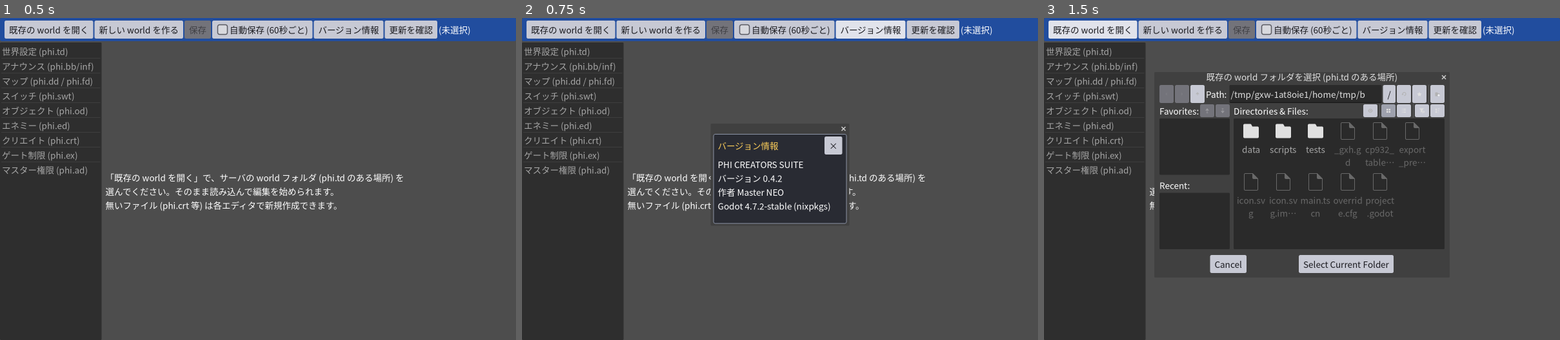
Above: before the commit, frames 1-3 (left to right).
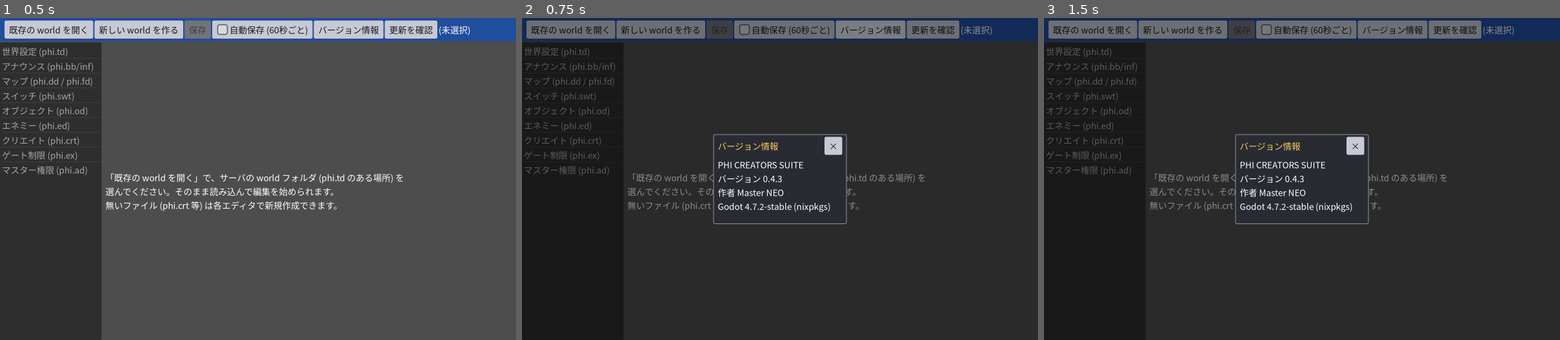
Above: after the commit, the same moments.

Repository: masterneo-phi/PHI_CREATORS_SUITE
Game: Godot game, scene res://main.tscn
The game is run twice, just before and just after one commit, with the same random seed, the same clock (stepped at 60 frames per second) and the same inputs.
Inputs:
- Up to frame 1 (0.5 s): no input
- Up to frame 2 (0.75 s): click "バージョン情報" at 0.5 s
- Up to frame 3 (1.5 s): click "既存の world を開く" at 1.25 s

Frame 1 is identical in both runs. In frame 2, 76% of the frame differs, in the area x 0-100%, y 0-100%; in frame 3, 54%.

Commit message:
v0.4.3: About と更新のお知らせを画面内オーバーレイ方式に変更 (Mac で別 OS 窓が出ない問題への最終対応)

Diff:
--- a/scripts/main.gd
+++ b/scripts/main.gd
@@ -37,13 +37,13 @@
 var _current_idx := 0
 var _autosave_check: CheckBox
 var _autosave_timer: Timer
-var _about_window: Window = null
+var _about_overlay: Control = null
 var _update_http: HTTPRequest = null
 var _update_busy := false
 var _update_manual := false
 var _update_retried := false
 var _update_info: Dictionary = {}
-var _update_window: Window = null
+var _update_overlay: Control = null
 var _update_label: Label = null
 
 
@@ -325,75 +325,85 @@
 
 
 func _show_about() -> void:
-	# AcceptDialog は Mac 実機で開かない事象が NeoPHI であったため、
-	# 実績のある通常の Window で出す (2026-11-18 の報告を受けて変更)。
-	if _about_window == null:
-		var win := Window.new()
-		win.visible = false
-		win.transparent = true
-		win.title = ""
-		win.transient = true
-		win.theme = theme
-		win.close_requested.connect(func() -> void: win.hide())
-		var frame := PanelContainer.new()
-		frame.set_anchors_preset(Control.PRESET_FULL_RECT)
-		frame.add_theme_stylebox_override("panel",
-				AppTheme.style(Color(0.16, 0.17, 0.20),
-						Color(0.55, 0.58, 0.65)))
-		win.add_child(frame)
-		var box := VBoxContainer.new()
-		box.add_theme_constant_override("separation", 10)
-		frame.add_child(box)
-		var head := HBoxContainer.new()
-		var tl := Label.new()
-		tl.text = "バージョン情報"
-		tl.add_theme_color_override("font_color", AppTheme.GOLD)
-		head.add_child(tl)
-		var sp := Control.new()
-		sp.size_flags_horizontal = Control.SIZE_EXPAND_FILL
-		head.add_child(sp)
-		var close_btn := Button.new()
-		close_btn.text = "×"
-		close_btn.focus_mode = Control.FOCUS_NONE
-		close_btn.pressed.connect(func() -> void: win.hide())
-		head.add_child(close_btn)
-		box.add_child(head)
-		_attach_window_drag(head, win)
+	# Mac 実機では別 OS 窓 (AcceptDialog / Window) が出ない事象が続いた
+	# ため、メイン画面内のオーバーレイ (通常の Control) で出す。
+	# Control はメイン画面の一部として描かれるので必ず表示できる。
+	if _about_overlay == null:
+		_about_overlay = _make_overlay("バージョン情報")
 		var label := Label.new()
 		label.text = CreatorsVersion.about_text()
-		box.add_child(label)
-		add_child(win)
-		_about_window = win
-	var frame_min := (_about_window.get_child(0) as Control) \
-			.get_combined_minimum_size()
-	var need := Vector2i(frame_min) + Vector2i(36, 28)
+		(_about_overlay.get_meta("box") as VBoxContainer).add_child(label)
+		add_child(_about_overlay)
+	_center_overlay(_about_overlay)
+	_about_overlay.show()
+
+
+## 画面内オーバーレイの土台 (暗い全面 + 中央のパネル + 題名行)。
+## 戻り値の Control に meta "panel" / "box" を付けて返す。
+func _make_overlay(title_text: String) -> Control:
+	var root := Control.new()
+	root.set_anchors_preset(Control.PRESET_FULL_RECT)
+	root.mouse_filter = Control.MOUSE_FILTER_STOP
+	var dim := ColorRect.new()
+	dim.color = Color(0, 0, 0, 0.45)
+	dim.set_anchors_preset(Control.PRESET_FULL_RECT)
+	root.add_child(dim)
+	var panel := PanelContainer.new()
+	panel.add_theme_stylebox_override("panel", AppTheme.style(
+			Color(0.16, 0.17, 0.20), Color(0.55, 0.58, 0.65)))
+	root.add_child(panel)
+	var box := VBoxContainer.new()
+	box.add_theme_constant_override("separation", 10)
+	panel.add_child(box)
+	var head := HBoxContainer.new()
+	head.add_theme_constant_override("separation", 6)
+	var tl := Label.new()
+	tl.text = title_text
+	tl.add_theme_color_override("font_color", AppTheme.GOLD)
+	head.add_child(tl)
+	var sp := Control.new()
+	sp.size_flags_horizontal = Control.SIZE_EXPAND_FILL
+	head.add_child(sp)
+	var close_btn := Button.new()
+	close_btn.text = "×"
+	close_btn.focus_mode = Control.FOCUS_NONE
+	close_btn.pressed.connect(func() -> void: root.hide())
+	head.add_child(close_btn)
+	box.add_child(head)
+	_attach_panel_drag(head, panel)
+	root.set_meta("panel", panel)
+	root.set_meta("box", box)
+	root.hide()
+	return root
+
+
+## オーバーレイのパネルを中身の大きさで画面中央に置く
+func _center_overlay(root: Control) -> void:
+	var panel := root.get_meta("panel") as PanelContainer
+	var need := panel.get_combined_minimum_size() + Vector2(36, 28)
 	if need.x < 200 or need.y < 120:
-		need = Vector2i(440, 260)
-	var root_size := get_window().size
-	need.x = mini(need.x, maxi(root_size.x - 16, 320))
-	need.y = mini(need.y, maxi(root_size.y - 16, 240))
-	_about_window.min_size = need
-	_about_window.size = need
-	_about_window.position = Vector2i(
-			maxi(0, (root_size.x - need.x) / 2),
-			maxi(0, (root_size.y - need.y) / 2))
-	_about_window.show()
-
-
-## 題名行を掴んで窓を動かせるようにする (About 窓用)
-func _attach_window_drag(band: Control, win: Window) -> void:
-	var state := {"drag": false, "off": Vector2i.ZERO}
+		need = Vector2(440, 260)
+	need.x = minf(need.x, maxf(size.x - 16.0, 320.0))
+	need.y = minf(need.y, maxf(size.y - 16.0, 240.0))
+	panel.size = need
+	panel.position = Vector2(maxf(0.0, (size.x - need.x) / 2.0),
+			maxf(0.0, (size.y - need.y) / 2.0))
+
+
+## 題名行を掴んでパネルを動かせるようにする
+func _attach_panel_drag(band: Control, panel: Control) -> void:
+	var state := {"drag": false, "off": Vector2.ZERO}
 	band.gui_input.connect(func(event: InputEvent) -> void:
 		if event is InputEventMouseButton:
 			var mb := event as InputEventMouseButton
 			if mb.button_index == MOUSE_BUTTON_LEFT:
 				state["drag"] = mb.pressed
 				if mb.pressed:
-					state["off"] = DisplayServer.mouse_get_position() \
-							- win.position
+					state["off"] = band.get_global_mouse_position() \
+							- panel.position
 		elif event is InputEventMouseMotion and bool(state["drag"]):
-			win.position = DisplayServer.mouse_get_position() \
-					- Vector2i(state["off"]))
+			panel.position = band.get_global_mouse_position() \
+					- Vector2(state["off"]))
 
 
 ## macOS のアプリケーションメニューの「About」は Godot 既定では
@@ -498,39 +508,10 @@
 
 
 func _show_update_dialog() -> void:
-	## 更新のお知らせ窓。About と同じ通常 Window 方式 (Mac 対策)。
-	if _update_window == null:
-		var win := Window.new()
-		win.visible = false
-		win.transparent = true
-		win.title = ""
-		win.transient = true
-		win.theme = theme
-		win.close_requested.connect(func() -> void: win.hide())
-		var frame := PanelContainer.new()
-		frame.add_theme_stylebox_override("panel", AppTheme.style(
-				Color(0.16, 0.17, 0.20), Color(0.55, 0.58, 0.65)))
-		frame.set_anchors_preset(Control.PRESET_FULL_RECT)
-		win.add_child(frame)
-		var box := VBoxContainer.new()
-		box.add_theme_constant_override("separation", 10)
-		frame.add_child(box)
-		var head := HBoxContainer.new()
-		head.add_theme_constant_override("separation", 6)
-		box.add_child(head)
-		var title := Label.new()
-		title.text = "更新のお知らせ"
-		title.add_theme_color_override("font_color",
-				Color(0.98, 0.80, 0.35))
-		head.add_child(title)
-		var spacer := Control.new()
-		spacer.size_flags_horizontal = Control.SIZE_EXPAND_FILL
-		head.add_child(spacer)
-		var close_btn := Button.new()
-		close_btn.text = "×"
-		close_btn.focus_mode = Control.FOCUS_NONE
-		close_btn.pressed.connect(func() -> void: win.hide())
-		head.add_child(close_btn)
+	## 更新のお知らせ。About と同じ画面内オーバーレイ方式。
+	if _update_overlay == null:
+		_update_overlay = _make_overlay("更新のお知らせ")
+		var box := _update_overlay.get_meta("box") as VBoxContainer
 		_update_label = Label.new()
 		_update_label.autowrap_mode = TextServer.AUTOWRAP_WORD_SMART
 		_update_label.custom_minimum_size = Vector2(400, 0)
@@ -547,11 +528,9 @@
 		var close2 := Button.new()
 		close2.text = "閉じる"
 		close2.focus_mode = Control.FOCUS_NONE
-		close2.pressed.connect(func() -> void: win.hide())
+		close2.pressed.connect(func() -> void: _update_overlay.hide())
 		buttons.add_child(close2)
-		_attach_window_drag(head, win)
-		add_child(win)
-		_update_window = win
+		add_child(_update_overlay)
 	var tag := str(_update_info.get("tag", ""))
 	var rel_name := str(_update_info.get("name", ""))
 	var shown := tag
@@ -562,18 +541,10 @@
 			+ CreatorsVersion.VERSION \
 			+ " です。\nGitHub のリリースページから新しい " \
 			+ "PHI CREATORS SUITE を入手してください。"
-	var frame2 := _update_window.get_child(0) as Control
-	var need := Vector2i(frame2.get_combined_minimum_size()) \
-			+ Vector2i(36, 28)
-	var root_size := get_window().size
-	need.x = mini(need.x, maxi(root_size.x - 16, 340))
-	need.y = mini(need.y, maxi(root_size.y - 16, 240))
-	_update_window.size = need
-	_update_window.position = Vector2i(
-			(root_size - need) / 2) + get_window().position
-	_update_window.show()
+	_center_overlay(_update_overlay)
+	_update_overlay.show()
 
 
 func _on_update_open_page() -> void:
 	OS.shell_open(CreatorsUpdate.page_url(_update_info))
-	_update_window.hide()
+	_update_overlay.hide()
--- a/scripts/version.gd
+++ b/scripts/version.gd
@@ -2,7 +2,7 @@
 extends RefCounted
 ## バージョン情報 (About 表示用)。
 
-const VERSION := "0.4.2"
+const VERSION := "0.4.3"
 const AUTHOR := "Master NEO"
 const APP_NAME := "PHI CREATORS SUITE"
 
--- a/tests/test_stage13_about.gd
+++ b/tests/test_stage13_about.gd
@@ -1,6 +1,6 @@
 extends SceneTree
-## 第13段: バージョン情報を通常 Window で出す (AcceptDialog は Mac で
-## 開かない事象が NeoPHI であったための置き換え)
+## 第13段+0.4.3: バージョン情報は画面内オーバーレイで出す
+## (別 OS 窓は Mac 実機で出ない事象が続いたための最終形)
 
 var _failures := 0
 var _checks := 0
@@ -26,20 +26,20 @@
 	await process_frame
 	main.call("_show_about")
 	await process_frame
-	var win: Window = main.get("_about_window")
-	check(win != null, "About 窓が作られる")
-	check(win != null and win.visible, "About 窓が表示される")
-	check(win != null and win.transparent, "Mac 用に transparent")
-	check(win != null and not (win is AcceptDialog),
-			"AcceptDialog ではない")
+	var ov: Variant = main.get("_about_overlay")
+	check(ov != null, "About オーバーレイが作られる")
+	check(ov != null and (ov as Control).visible,
+			"About オーバーレイが表示される")
+	check(ov != null and not (ov is Window),
+			"別 OS 窓ではない (画面内 Control)")
 	# 2回目も同じ窓を使い回す
 	main.call("_show_about")
 	await process_frame
-	check(main.get("_about_window") == win, "About 窓は使い回す")
+	check(main.get("_about_overlay") == ov, "About オーバーレイは使い回す")
 	# macOS メニュー経由の入口 (タグ付きコールバック)
 	main.call("_on_macos_about_item", null)
 	await process_frame
-	check(win.visible, "メニュー経由でも表示される")
+	check((ov as Control).visible, "メニュー経由でも表示される")
 	# macOS 以外ではフックが無害なこと
 	main.call("_setup_global_menu")
 	check(true, "メニューフックは他 OS で無害")
--- a/tests/test_stage5_ui.gd
+++ b/tests/test_stage5_ui.gd
@@ -98,16 +98,15 @@
 	var td2 := PhiTd.load_file(tmp.path_join("phi.td"))
 	_check(String(td2.find_record("N")["fields"]["name"]) == "Auto Save Test",
 			"autosave wrote phi.td")
-	# About 窓 (第13段: Mac で出ない AcceptDialog をやめ通常 Window に。
-	# transparent + 非 AcceptDialog であること)
+	# About (0.4.3: 別 OS 窓は Mac で出ない事象が続いたため画面内
+	# オーバーレイ = 通常の Control で出す)
 	main.call("_show_about")
 	await process_frame
-	var about_win = main.get("_about_window")
-	_check(about_win is Window and not (about_win is AcceptDialog)
-			and (about_win as Window).transparent
-			and (about_win as Window).visible,
-			"about is a transparent plain window")
-	if about_win != null:
-		(about_win as Window).hide()
+	var about_ov = main.get("_about_overlay")
+	_check(about_ov is Control and not (about_ov is Window)
+			and (about_ov as Control).visible,
+			"about is an in-window overlay")
+	if about_ov != null:
+		(about_ov as Control).hide()
 	print("stage5 checks: ", _checks, " failures: ", _failures)
 	quit(1 if _failures > 0 else 0)
Not shown, changed: export_presets.cfg
Not shown, changed: MANUAL.md
